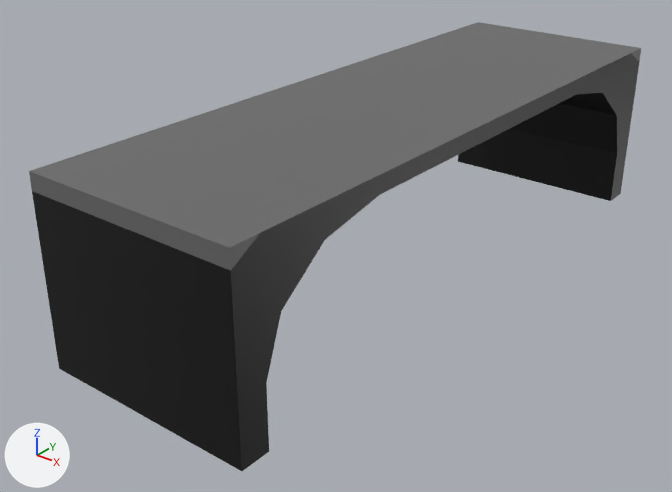
The FBX model Assets/Models/Objetos entorno/mesa.fbx as it was, and as the next commit left it.
Rendered twice from a camera (50 mm lens) standing at (2.97, -21.48, 9.14) and looking at (-6.15, -10.08, 2.07). The lights are fixed; the arrows at lower left show +X, +Y and +Z. The picture after the commit comes second.
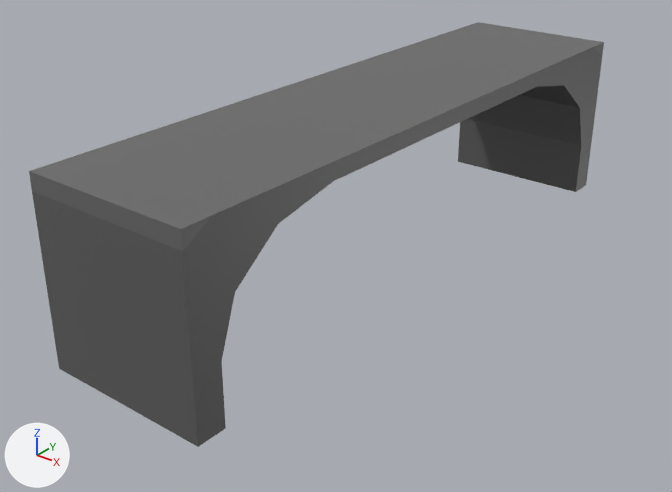
The newer file is also turned or shifted as a whole; pictures and numbers use the older file's frame.

The change in detail:
Material 'Material.002' (mat_material_002) changes colour from black #000000 to dark grey #5e5e5e; in linear values from (0.0, 0.0, 0.0) to (0.111, 0.111, 0.111).
Object 'Cube' (ob_cube) moves from (-7.08, -9.17, 4.23) to (-7.18, -9.17, 4.23).
Object 'Cube' (ob_cube) is rescaled from (0.476, 0.476, 0.366) to (0.476, 0.376, 0.366).

What differs and where, as boxes (x1, y1, x2, y2) in the pictures (672 x 492 px):
'Cube', moved, rescaled (6% narrower)
    before: (29, 22, 641, 471)
    after: (29, 22, 604, 447)
